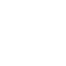
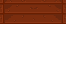
Layer changes from the first 66 × 66 image to the second:
hid group "Full_Blocks" (13 layers) over (0, 0, 66, 24)
added layer "Wooden_Platform" in group "Garden_Kennel" over (0, 0, 66, 24)
hid group "Garden_Grass" (2nd of 4, in "Half_Blocks" › "Garden") (6 layers) over (0, 0, 66, 24)
